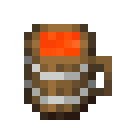
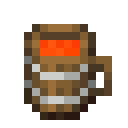
Layer changes from the first 128x128 image to the second:
painted on "Liquid" over [40, 32, 80, 48]
